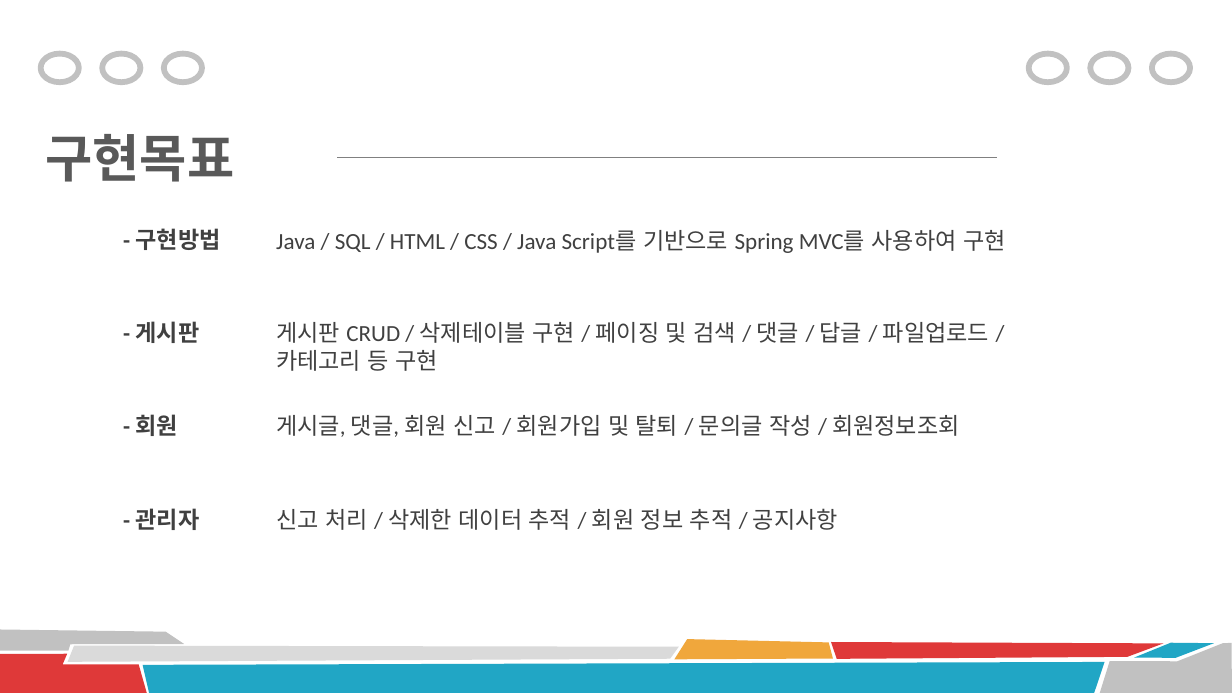
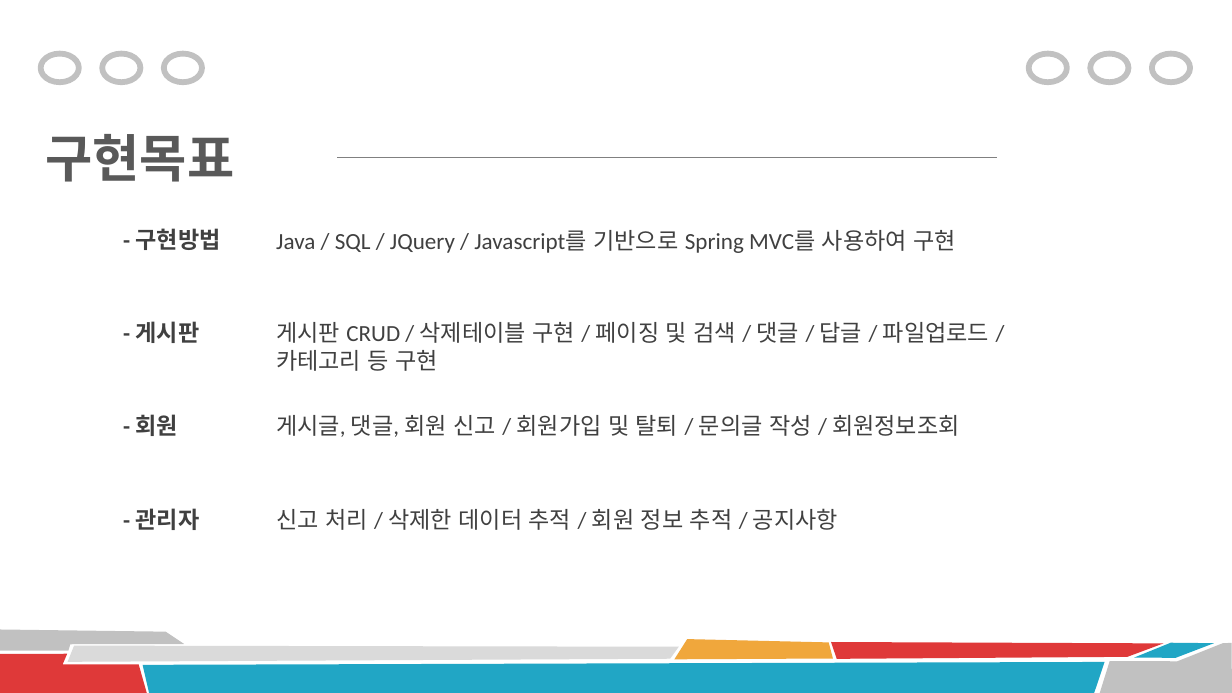
Before and after one commit to Peaceful-LHJ/Project_Board, a slide deck: slide 4 of ProjectDocument/Portfolio_Project.pptx. Drawn at 1232x693 pixels with LibreOffice and Linux fonts; fonts in the diff are those of the drawing. Boxes give left, top, right and bottom in pixels: in the first picture for what was removed or moved away, otherwise in the second. Text is boxed around its words. In the diff, an @@ line names an element or a change of style, - is before the commit and + after.

```diff
--- a/ProjectDocument/Portfolio_Project.pptx
+++ b/ProjectDocument/Portfolio_Project.pptx
@@ text at (x1=276, y1=230, x2=956, y2=253): text changed @@
-Java / SQL / HTML / CSS / Java Script를 기반으로 Spring MVC를 사용하여 구현
+Java / SQL / JQuery / Javascript를 기반으로 Spring MVC를 사용하여 구현
```
Also in this commit, not shown: 10 other slides changed, 1 other file.
